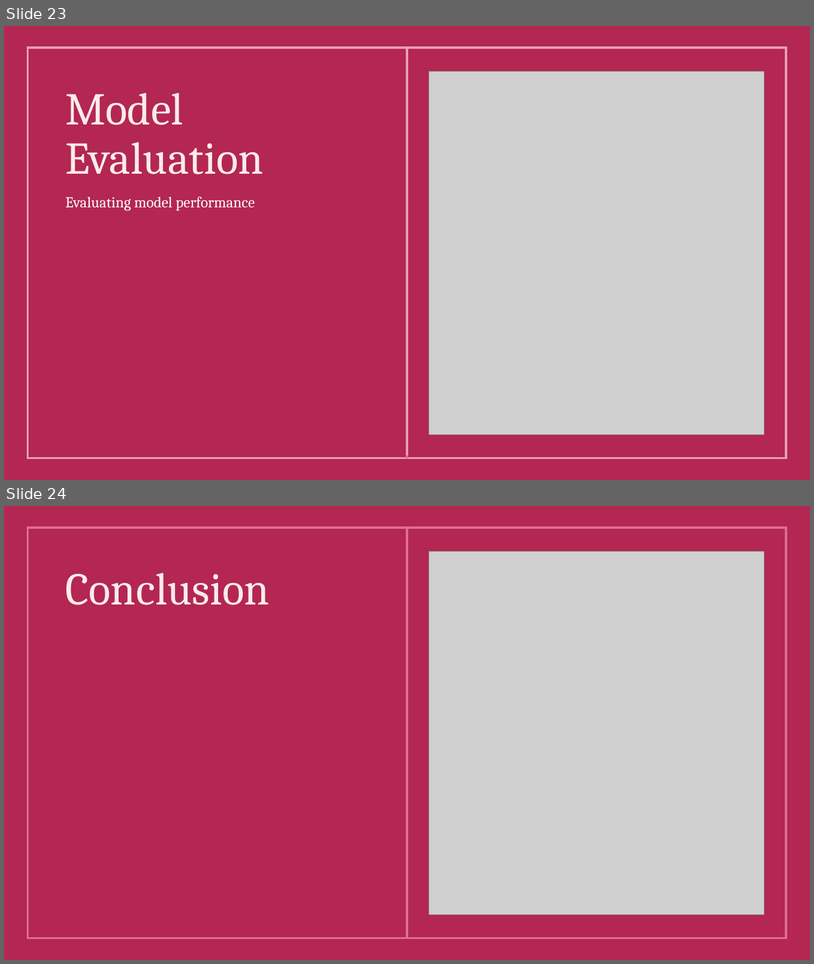
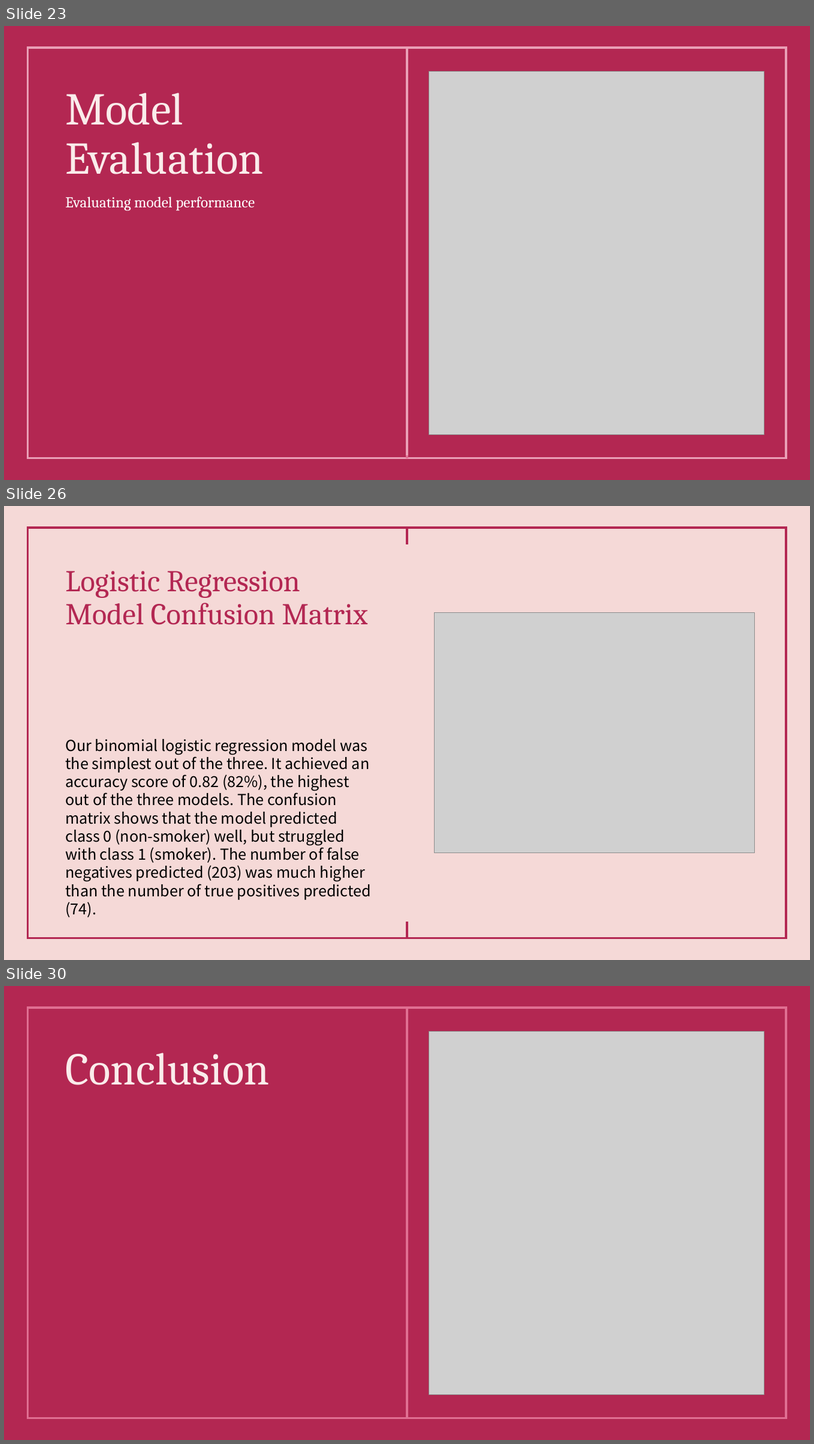
Before and after one commit to FaatimahMajothi98/OKCupid-Machine-Learning-Portfolio-Project, a slide deck: OKCupid-Date-A-Scientist-Starter/OKCupid – Machine Learning Analysis.pptx. Shown one above the other, each under a label of ours: slides 23 and 24 before the commit, slides 23, 26 and 30 after it; the slides between them are not shown. The pictures are 814x964 and 814x1444 pixels, drawn with LibreOffice and Linux fonts; fonts in the diff are those of the drawing; grey boxes stand for pictures. Boxes give left, top, right and bottom in pixels: in the first picture for what was removed or moved away, otherwise in the second. Text is boxed around its words. In the diff, an @@ line names an element or a change of style, - is before the commit and + after.

```diff
--- a/OKCupid-Date-A-Scientist-Starter/OKCupid – Machine Learning Analysis.pptx
+++ b/OKCupid-Date-A-Scientist-Starter/OKCupid – Machine Learning Analysis.pptx
@@ slide 26 added at (4,506,810,960), background #F5D9D7; not listed: 3 template elements that a slide beside it also shows @@
@@ title added at (65,571,368,625), 36 pt, text #B32752 @@
+Logistic Regression Model Confusion Matrix
@@ picture added at (435,612,755,853) @@
@@ text added at (65,739,371,900), 18 pt, text #000000 @@
+Our binomial logistic regression model was the simplest out of the three. It achieved an accuracy score of 0.82 (82%), the highest out of the three models. The confusion matrix shows that the model predicted class 0 (non-smoker) well, but struggled with class 1 (smoker). The number of false negatives predicted (203) was much higher than the number of true positives predicted (74).
@@ what was slide 24 is now slide 30 @@
```
Also in this commit, not shown: 5 slides changed, 9 other slides added, 5 slides removed, 1 other file.
